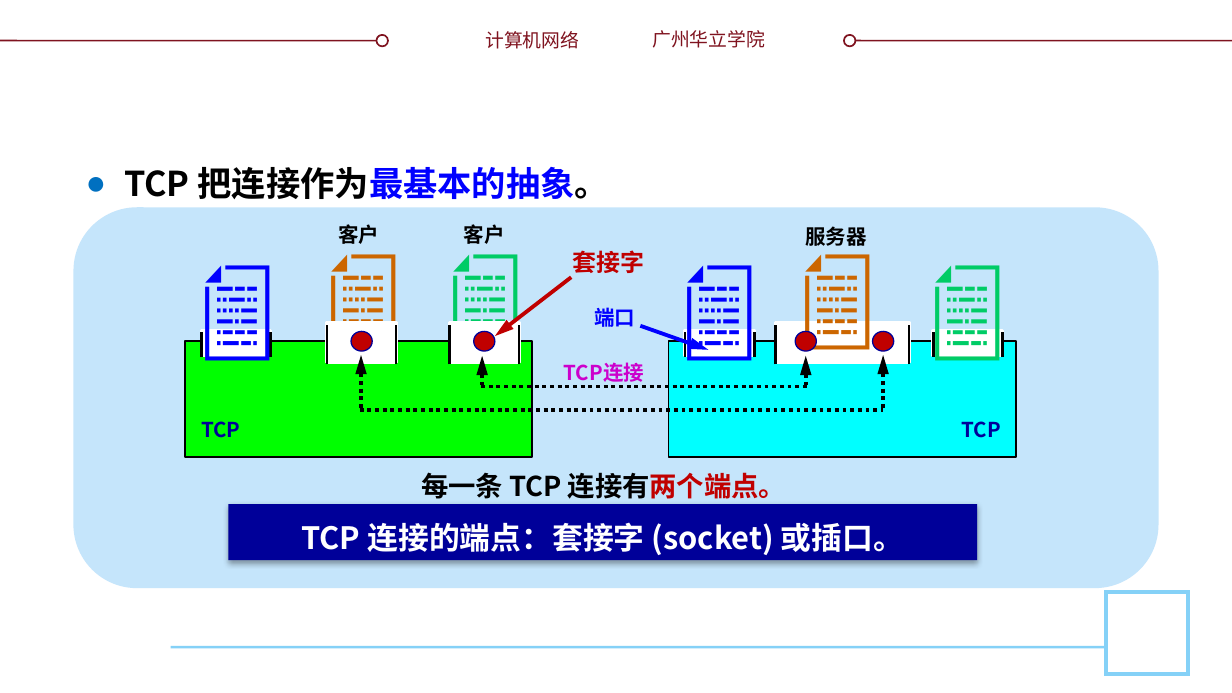
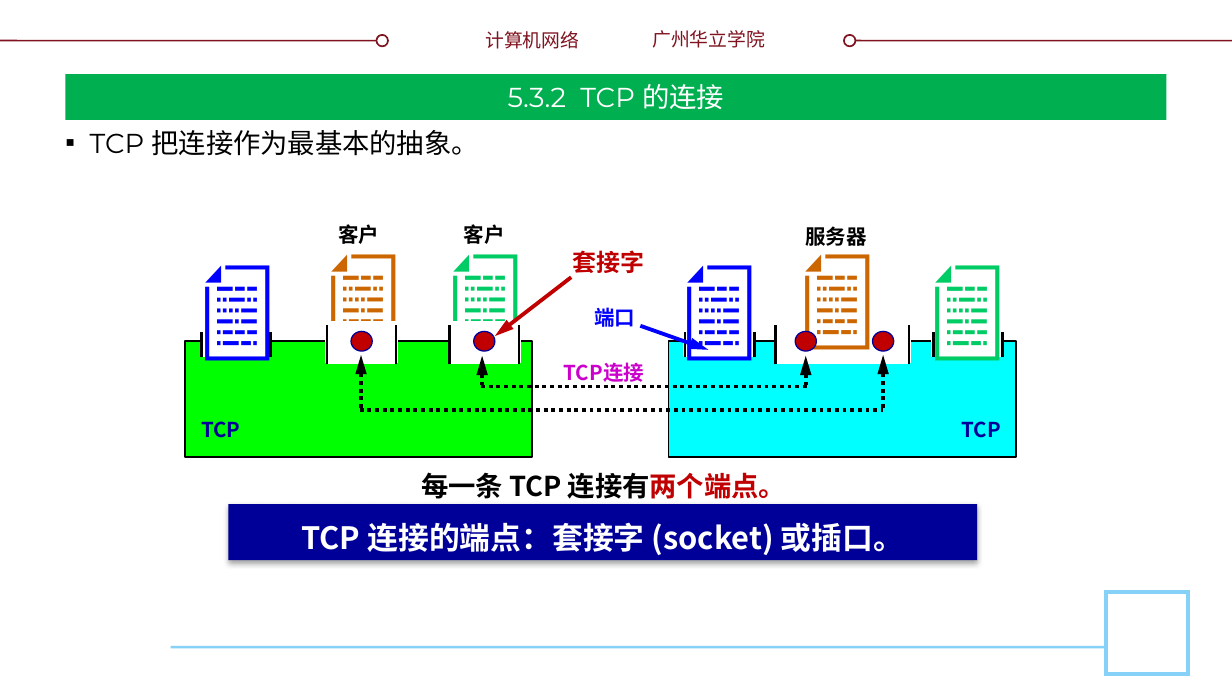
Before and after one commit to glplaman/glplaman.github.io, a slide deck: slide 42 of network/ppt/chap5.pptx (slide 41 before the commit). Drawn at 1232x693 pixels with LibreOffice and Linux fonts; fonts in the diff are those of the drawing; background and template pictures are left out. Boxes give left, top, right and bottom in pixels: in the first picture for what was removed or moved away, otherwise in the second. Text is boxed around its words. In the diff, an @@ line names an element or a change of style, - is before the commit and + after.

```diff
--- a/network/ppt/chap5.pptx
+++ b/network/ppt/chap5.pptx
@@ title "5.3.2 TCP 的连接": place and size @@
-title "5.3.2 TCP 的连接" at bbox=[434, 79, 800, 140]
+title "5.3.2 TCP 的连接" at bbox=[65, 74, 1167, 120]
@@ title "5.3.2 TCP 的连接" at bbox=[65, 74, 1167, 120]: size 24 to 16 pt, font Noto Sans CJK SC to Montserrat, bold off; vertical alignment top to middle; fill none to #00B050 @@
@@ text "TCP 把连接作为最基本的抽象。": place and size @@
-text "TCP 把连接作为最基本的抽象。" at bbox=[124, 167, 609, 199]
+text "TCP 把连接作为最基本的抽象。" at bbox=[90, 130, 479, 156]
@@ text "TCP 把连接作为最基本的抽象。" at bbox=[90, 130, 479, 156]: size 20 to 16 pt, font Noto Sans CJK SC to Montserrat, bold off; text colour #0000FF to #000000 in "把连接作为最基本的抽象。"; alignment left to justified; bullet ● to ▪; line spacing 33pt to 1; more space between paragraphs @@
@@ rounded rectangle removed at bbox=[74, 207, 1159, 588] @@
```
Also in this commit, not shown: 43 other slides changed, 1 slide added, 9 other files.
